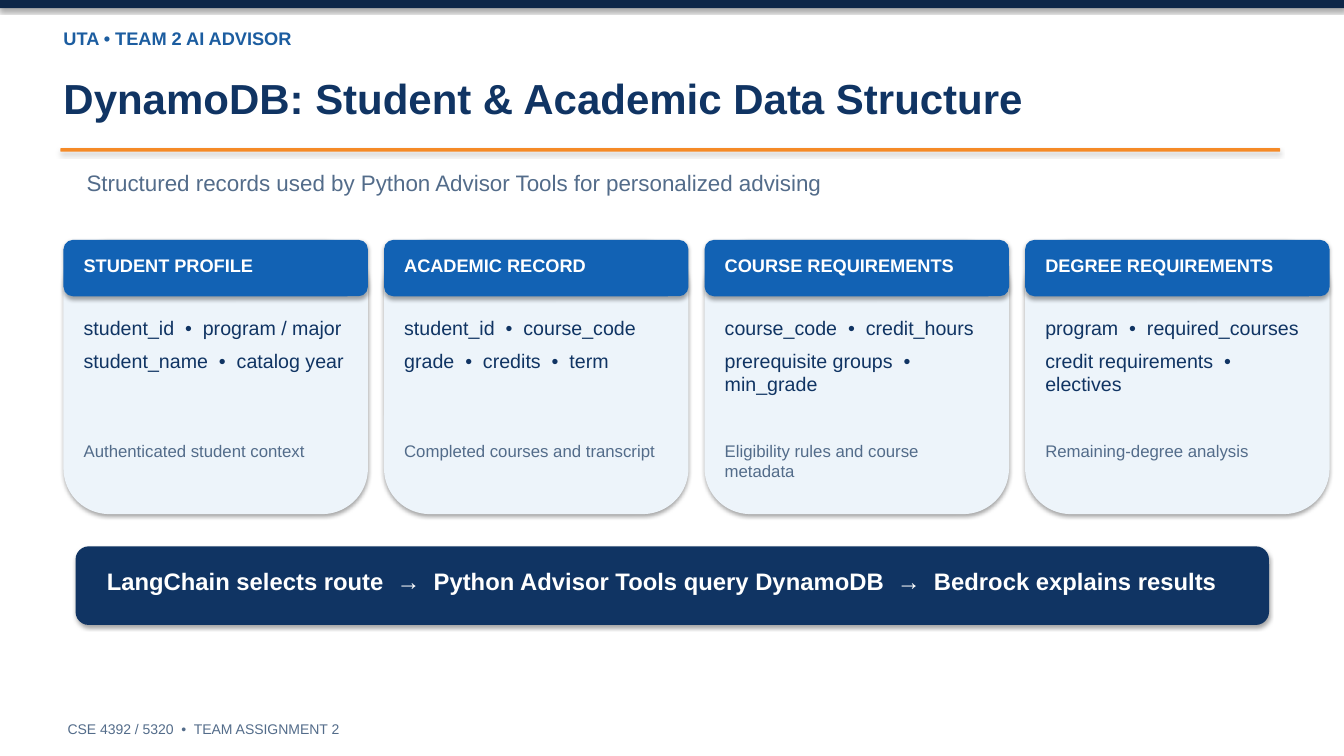
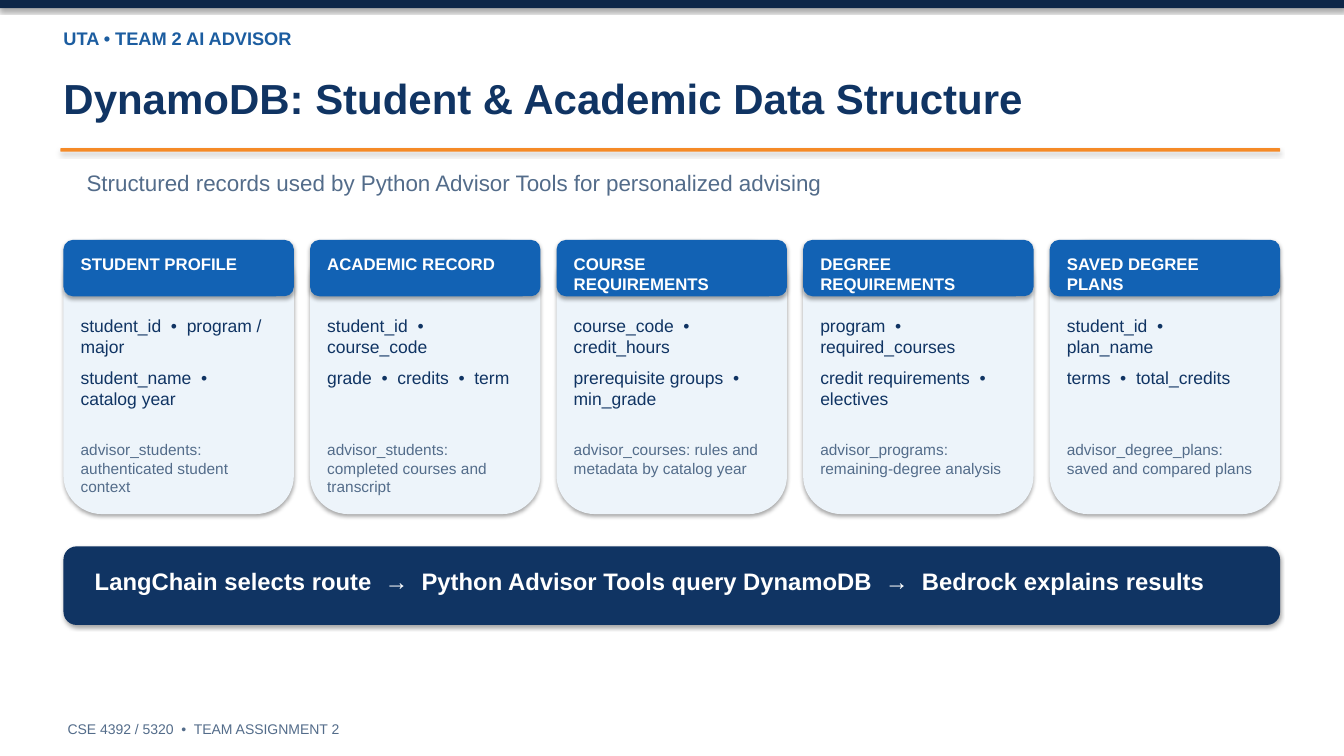
Before and after one commit to marvinwel/cse_4392_team_2, a slide deck: slide 21 of project2/subbmission/presentation/UTA_Team2_AI_Advisor_slides.pptx (slide 20 before the commit). Drawn at 1344x756 pixels with LibreOffice and Linux fonts; fonts in the diff are those of the drawing. Boxes give left, top, right and bottom in pixels: in the first picture for what was removed or moved away, otherwise in the second. Text is boxed around its words. In the diff, an @@ line names an element or a change of style, - is before the commit and + after.

```diff
--- a/project2/subbmission/presentation/UTA_Team2_AI_Advisor_slides.pptx
+++ b/project2/subbmission/presentation/UTA_Team2_AI_Advisor_slides.pptx
@@ rounded rectangle: place and size @@
-rounded rectangle at [64, 240, 368, 514]
+rounded rectangle at [64, 240, 294, 514]
@@ rounded rectangle: place and size @@
-rounded rectangle at [64, 240, 368, 296]
+rounded rectangle at [64, 240, 294, 296]
@@ rounded rectangle: place and size @@
-rounded rectangle at [384, 240, 689, 514]
+rounded rectangle at [311, 240, 541, 514]
@@ rounded rectangle: place and size @@
-rounded rectangle at [384, 240, 689, 296]
+rounded rectangle at [311, 240, 541, 296]
@@ text "ACADEMIC RECORD": place and size @@
-text "ACADEMIC RECORD" at [404, 259, 586, 272]
+text "ACADEMIC RECORD" at [327, 258, 495, 270]
@@ rounded rectangle: place and size @@
-rounded rectangle at [705, 240, 1009, 514]
+rounded rectangle at [557, 240, 787, 514]
@@ rounded rectangle: place and size @@
-rounded rectangle at [705, 240, 1009, 296]
+rounded rectangle at [557, 240, 787, 296]
@@ text "COURSE REQUIREMENTS": place and size @@
-text "COURSE REQUIREMENTS" at [725, 259, 953, 276]
+text "COURSE REQUIREMENTS" at [574, 258, 709, 294]
@@ rounded rectangle: place and size @@
-rounded rectangle at [1025, 240, 1330, 514]
+rounded rectangle at [804, 240, 1034, 514]
@@ rounded rectangle: place and size @@
-rounded rectangle at [1025, 240, 1330, 296]
+rounded rectangle at [804, 240, 1034, 296]
@@ size 13 to 12 pt in 4 elements at [81, 258, 237, 270], [327, 258, 495, 270], [574, 258, 709, 294], [820, 258, 955, 294] @@
@@ text "DEGREE REQUIREMENTS": place and size @@
-text "DEGREE REQUIREMENTS" at [1045, 259, 1273, 276]
+text "DEGREE REQUIREMENTS" at [820, 258, 955, 294]
@@ rounded rectangle added at [1050, 240, 1280, 514], fill #EDF4FA @@
@@ rounded rectangle added at [1050, 240, 1280, 296], fill #1262B4 @@
@@ text added at [1067, 258, 1199, 290], 12 pt, text #FFFFFF, bold @@
+SAVED DEGREE PLANS
@@ text "student_id • course_code": place and size @@
-text "student_id • course_code" at [404, 320, 635, 372]
+text "student_id • course_code" at [327, 319, 509, 388]
@@ text "course_code • credit_hours": place and size @@
-text "course_code • credit_hours" at [725, 320, 974, 395]
+text "course_code • credit_hours" at [574, 319, 723, 409]
@@ size 14 to 12.5 pt in 4 elements at [81, 319, 252, 409], [327, 319, 509, 388], [574, 319, 723, 409], [820, 322, 970, 405] @@
@@ text "program • required_courses": place and size @@
-text "program • required_courses" at [1045, 320, 1299, 391]
+text "program • required_courses" at [820, 322, 970, 405]
@@ text added at [1067, 319, 1230, 388], 12.5 pt, text #103463 @@
+student_id • plan_name
+terms • total_credits
@@ text at [81, 444, 228, 492]: text changed; size 12 to 11 pt @@
-Authenticated student context
+advisor_students: authenticated student context
@@ text at [327, 444, 487, 495]: text changed; size 12 to 11 pt @@
-Completed courses and transcript
+advisor_students: completed courses and transcript
@@ text at [574, 444, 758, 477]: text changed; size 12 to 11 pt @@
-Eligibility rules and course metadata
+advisor_courses: rules and metadata by catalog year
@@ text at [820, 444, 1001, 477]: text changed; size 12 to 11 pt @@
-Remaining-degree analysis
+advisor_programs: remaining-degree analysis
@@ text added at [1067, 444, 1252, 477], 11 pt, text #536C8A @@
+advisor_degree_plans: saved and compared plans
@@ rounded rectangle: place and size @@
-rounded rectangle at [76, 546, 1269, 625]
+rounded rectangle at [64, 546, 1280, 625]
@@ text "LangChain selects route → Python ...": place and size @@
-text "LangChain selects route → Python ..." at [107, 572, 1216, 595]
+text "LangChain selects route → Python ..." at [95, 572, 1204, 595]
```
Also in this commit, not shown: 2 other slides changed, 1 slide added, 9 other files.
